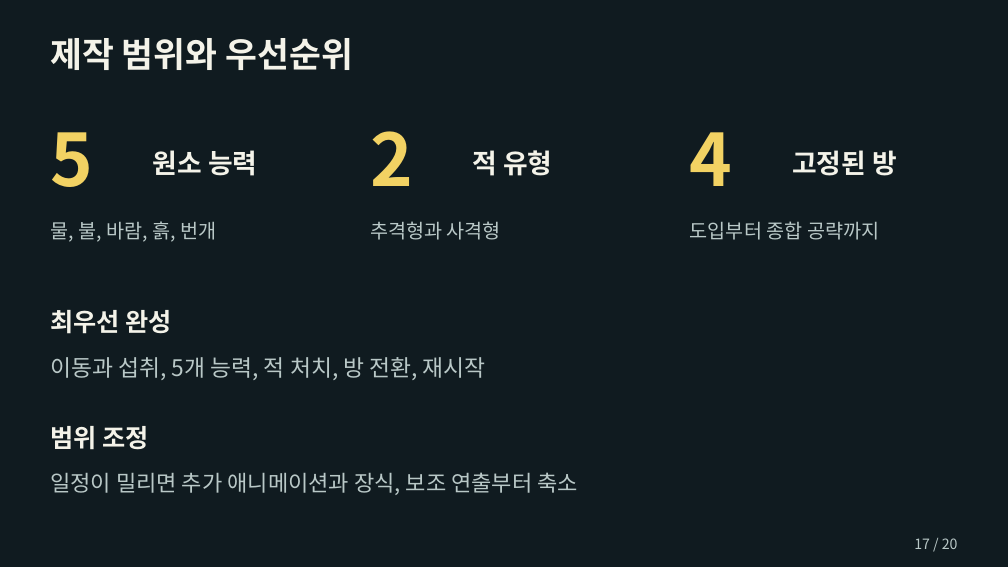
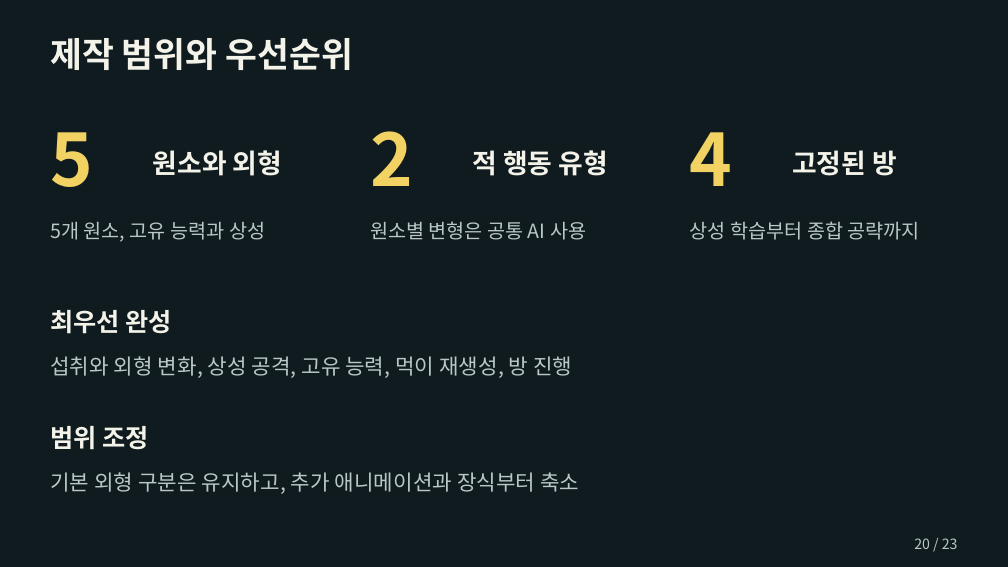
Before and after one commit to chanwhee0330/element-eater, a slide deck: slide 20 of outputs/엘리먼트_이터_기획서_허찬휘.pptx (slide 17 before the commit). Drawn at 1008x567 pixels with LibreOffice and Linux fonts; fonts in the diff are those of the drawing. Boxes give left, top, right and bottom in pixels: in the first picture for what was removed or moved away, otherwise in the second. Text is boxed around its words. In the diff, an @@ line names an element or a change of style, - is before the commit and + after.

```diff
--- a/outputs/엘리먼트_이터_기획서_허찬휘.pptx
+++ b/outputs/엘리먼트_이터_기획서_허찬휘.pptx
@@ text at (153, 150, 282, 176): text changed @@
-원소 능력
+원소와 외형
@@ text at (472, 150, 608, 176): text changed @@
-적 유형
+적 행동 유형
@@ text at (50, 221, 265, 242): text changed @@
-물, 불, 바람, 흙, 번개
+5개 원소, 고유 능력과 상성
@@ text at (370, 221, 586, 240): text changed @@
-추격형과 사격형
+원소별 변형은 공통 AI 사용
@@ text at (690, 221, 920, 240): text changed @@
-도입부터 종합 공략까지
+상성 학습부터 종합 공략까지
@@ text at (50, 356, 572, 378): text changed; size 21.8 to 20.2 pt @@
-이동과 섭취, 5개 능력, 적 처치, 방 전환, 재시작
+섭취와 외형 변화, 상성 공격, 고유 능력, 먹이 재생성, 방 진행
@@ text at (50, 472, 579, 494): text changed; size 21 to 20.2 pt @@
-일정이 밀리면 추가 애니메이션과 장식, 보조 연출부터 축소
+기본 외형 구분은 유지하고, 추가 애니메이션과 장식부터 축소
@@ text at (914, 538, 958, 549): text changed @@
-17 / 20
+20 / 23
```
Also in this commit, not shown: 19 other slides changed, 3 slides added, 10 other files.
